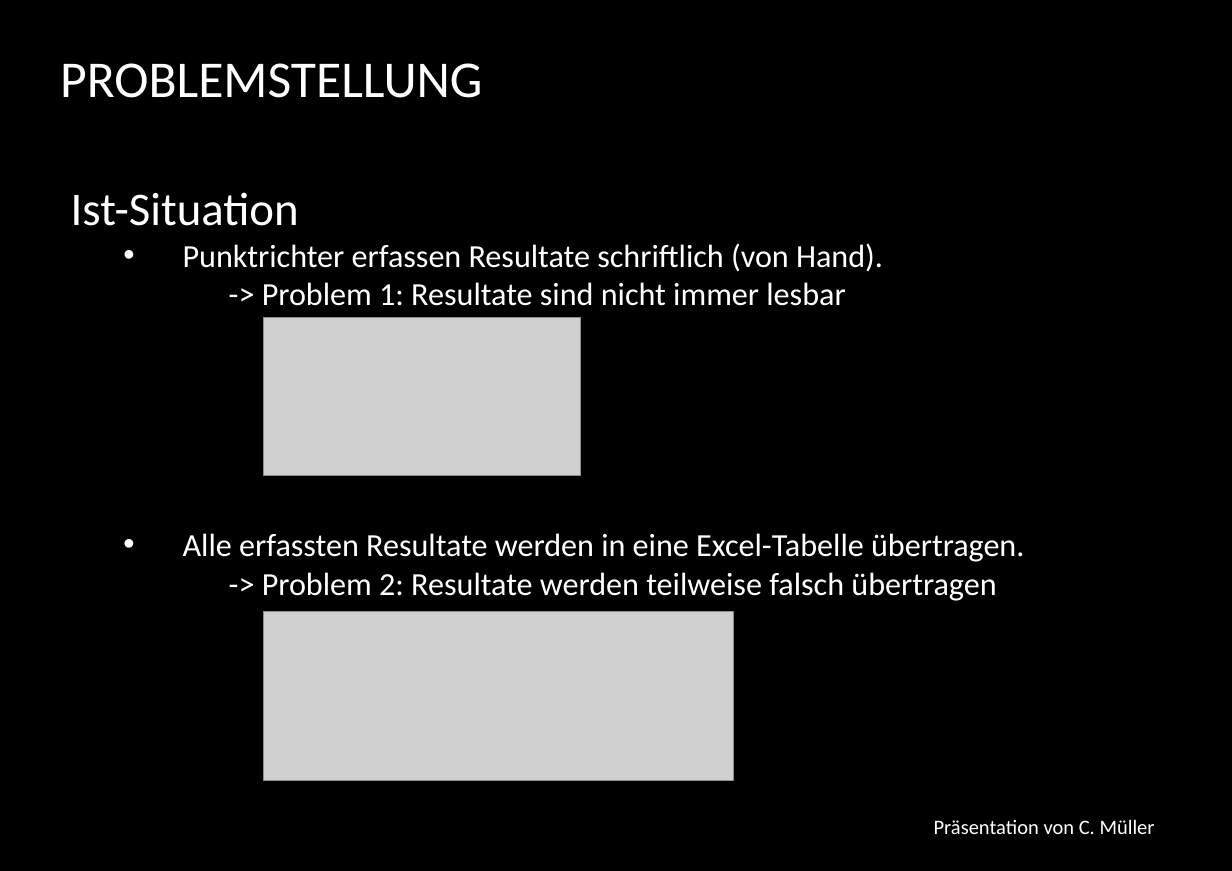
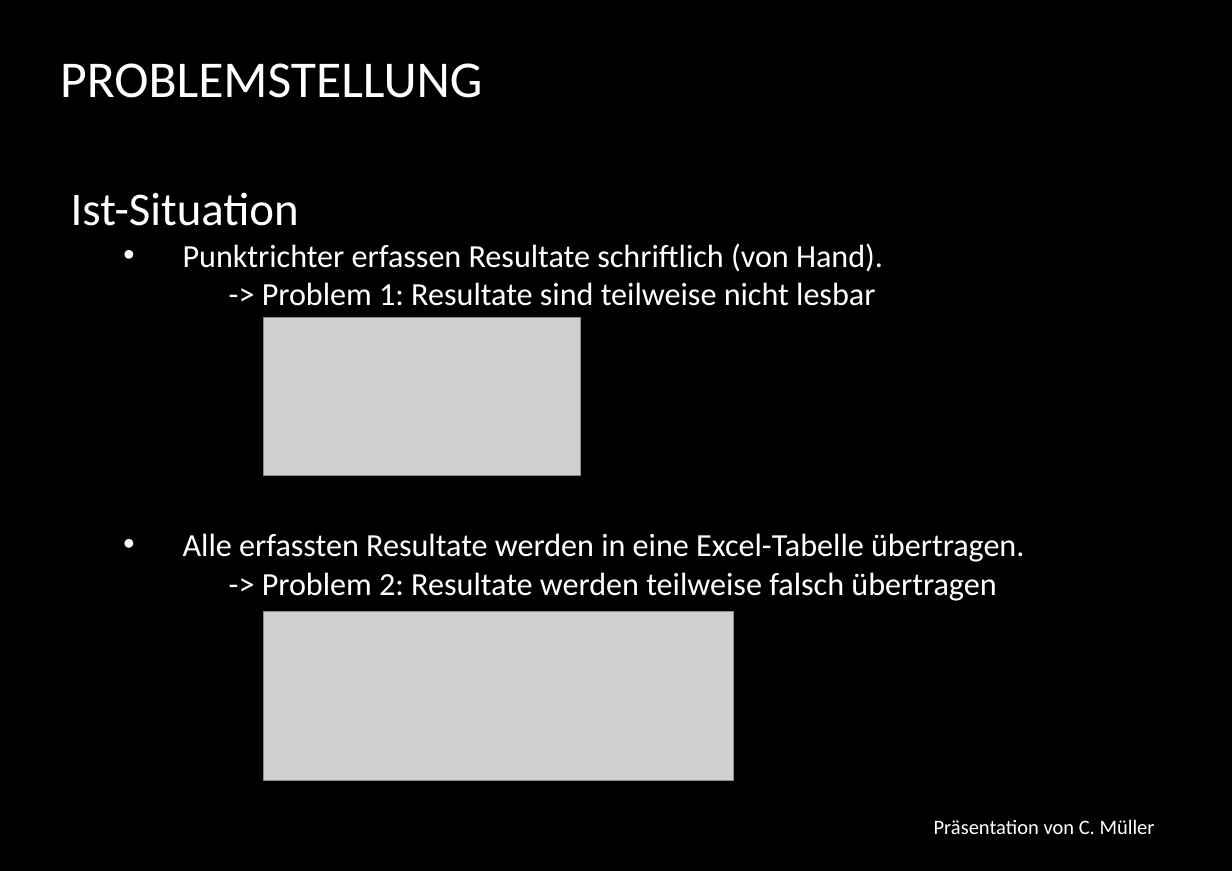
Before and after one commit to HFU-APP/Maennerriege, a slide deck: slide 4 of Präsentation_Abschlusspräsentation cm.pptx. Drawn at 1232x871 pixels with LibreOffice and Linux fonts; fonts in the diff are those of the drawing; grey boxes stand for pictures; background and template pictures are left out. Boxes give left, top, right and bottom in pixels: in the first picture for what was removed or moved away, otherwise in the second. Text is boxed around its words. In the diff, an @@ line names an element or a change of style, - is before the commit and + after.

```diff
--- a/Präsentation_Abschlusspräsentation cm.pptx
+++ b/Präsentation_Abschlusspräsentation cm.pptx
@@ text at (262, 282, 875, 306): text changed @@
-  -> Problem 1: Resultate sind nicht immer lesbar
+  -> Problem 1: Resultate sind teilweise nicht lesbar
```
Also in this commit, not shown: 2 other slides changed.
